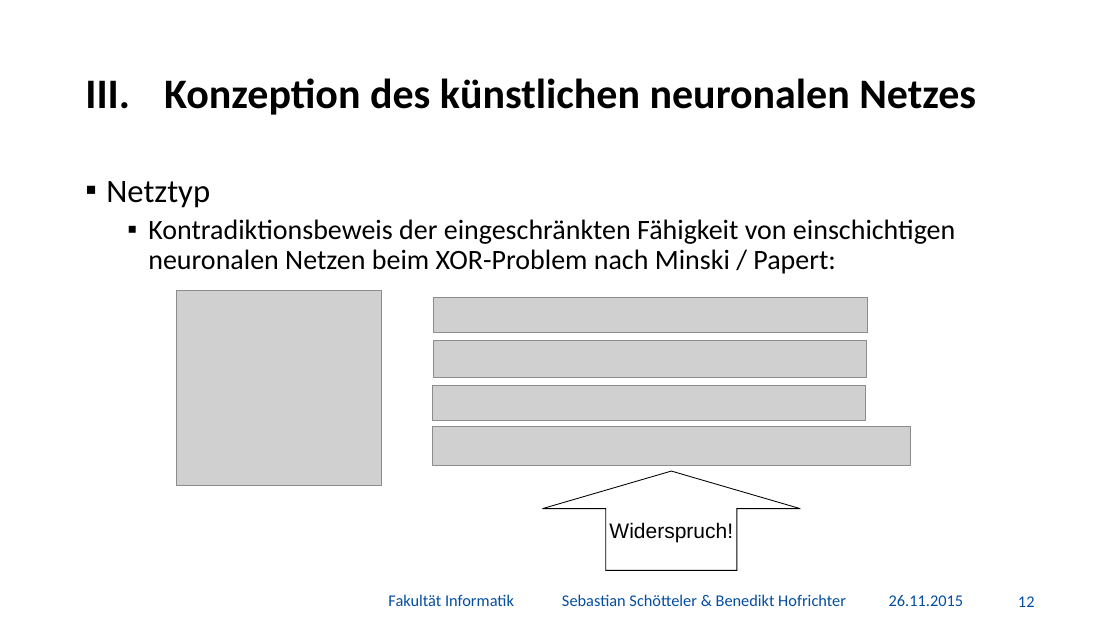
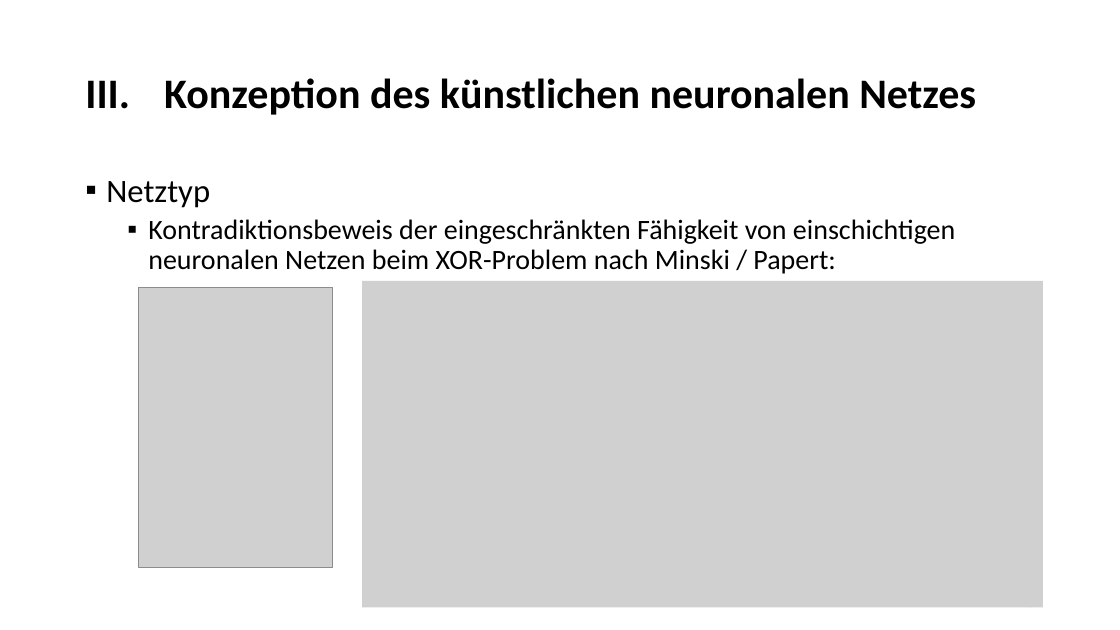
Before and after one commit to BenediktGitGit/soco15, a slide deck: slide 14 of 3b) Vortrag/Präsentation.pptx (slide 13 before the commit). Drawn at 1120x630 pixels with LibreOffice and Linux fonts; fonts in the diff are those of the drawing; grey boxes stand for pictures; background and template pictures are left out. Boxes give left, top, right and bottom in pixels: in the first picture for what was removed or moved away, otherwise in the second. Text is boxed around its words. In the diff, an @@ line names an element or a change of style, - is before the commit and + after.

```diff
--- a/3b) Vortrag/Präsentation.pptx
+++ b/3b) Vortrag/Präsentation.pptx
@@ picture added at bbox=[139, 287, 333, 567] @@
@@ picture removed at bbox=[176, 291, 381, 486] @@
@@ picture added at bbox=[362, 281, 1043, 608] @@
@@ picture removed at bbox=[434, 297, 868, 333] @@
@@ picture removed at bbox=[434, 340, 867, 377] @@
@@ picture removed at bbox=[433, 385, 865, 420] @@
@@ picture removed at bbox=[433, 427, 911, 465] @@
@@ up arrow removed at bbox=[543, 471, 801, 571] @@
-Widerspruch!
@@ text at bbox=[889, 608, 963, 611]: text changed @@
-26.11.2015
+05.12.2015
@@ page number at bbox=[1018, 608, 1035, 612]: text changed @@
-12
+13
```
Also in this commit, not shown: 33 other slides changed, 4 slides added.
